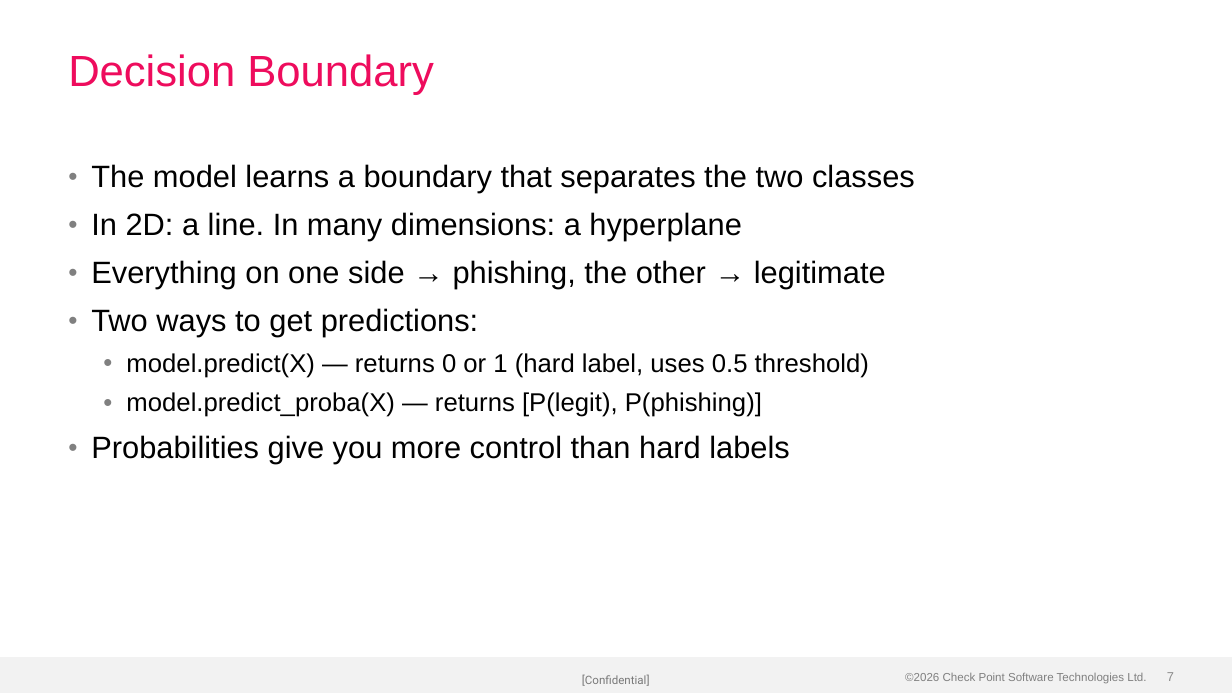
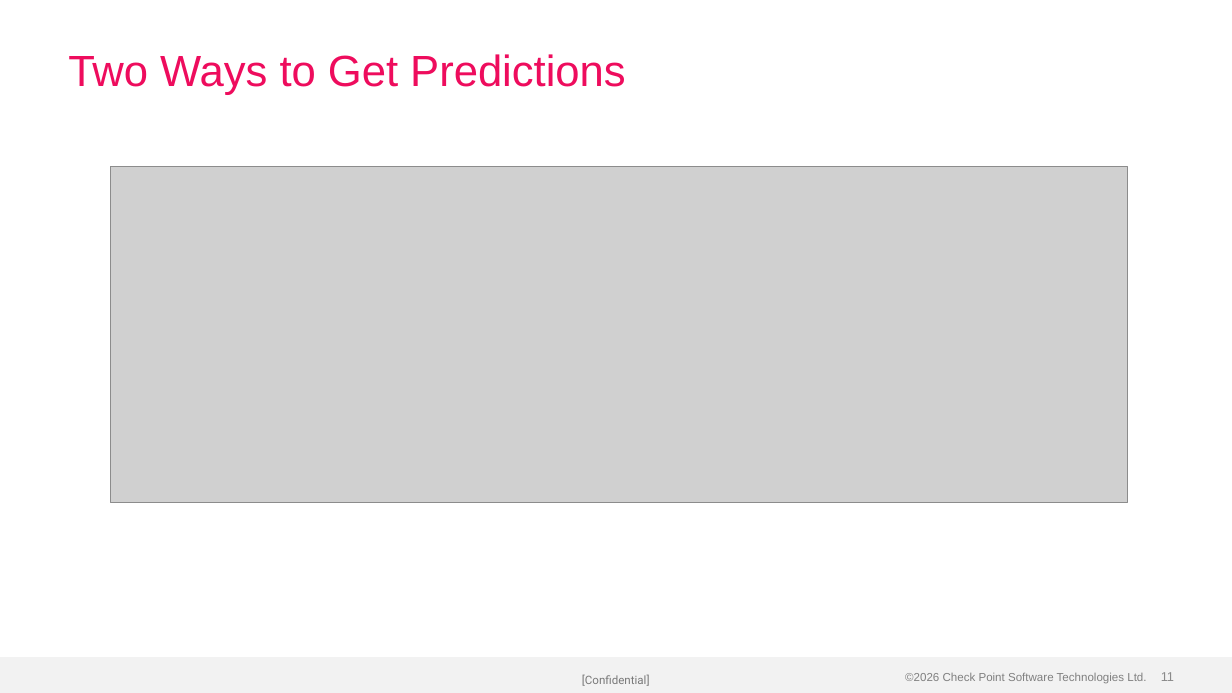
Before and after one commit to alshawwaf/ai-basic-training, a slide deck: slide 11 of stage1_classic_ml/03_logistic_regression/Lecture-3-Logistic-Regression.pptx (slide 7 before the commit). Drawn at 1232x693 pixels with LibreOffice and Linux fonts; fonts in the diff are those of the drawing; grey boxes stand for pictures; background and template pictures are left out. Boxes give left, top, right and bottom in pixels: in the first picture for what was removed or moved away, otherwise in the second. Text is boxed around its words. In the diff, an @@ line names an element or a change of style, - is before the commit and + after.

Commit message:
Rebuild Lecture-3 with charts and visual layouts
5 embedded images: sigmoid curve, phishing URL feature flags, coefficient
bar chart, predict vs predict_proba diagram, threshold tuning chart.
Uses 2-Column, Bullets+Pull Quote, and Title Only layouts.

```diff
--- a/stage1_classic_ml/03_logistic_regression/Lecture-3-Logistic-Regression.pptx
+++ b/stage1_classic_ml/03_logistic_regression/Lecture-3-Logistic-Regression.pptx
@@ title at bbox=[68, 54, 625, 95]: text changed @@
-Decision Boundary
+Two Ways to Get Predictions
@@ text removed at bbox=[91, 164, 915, 464] @@
-• The model learns a boundary that separates the two classes
-• In 2D: a line. In many dimensions: a hyperplane
-• Everything on one side → phishing, the other → legitimate
-• Two ways to get predictions:
-  • model.predict(X) — returns 0 or 1 (hard label, uses 0.5 threshold)
-  • model.predict_proba(X) — returns [P(legit), P(phishing)]
-• Probabilities give you more control than hard labels
@@ picture added at bbox=[111, 166, 1128, 503] @@
@@ page number at bbox=[1161, 672, 1174, 681]: text changed @@
-7
+11
```
Also in this commit, not shown: 4 other slides changed, 6 slides added, 4 slides removed.
